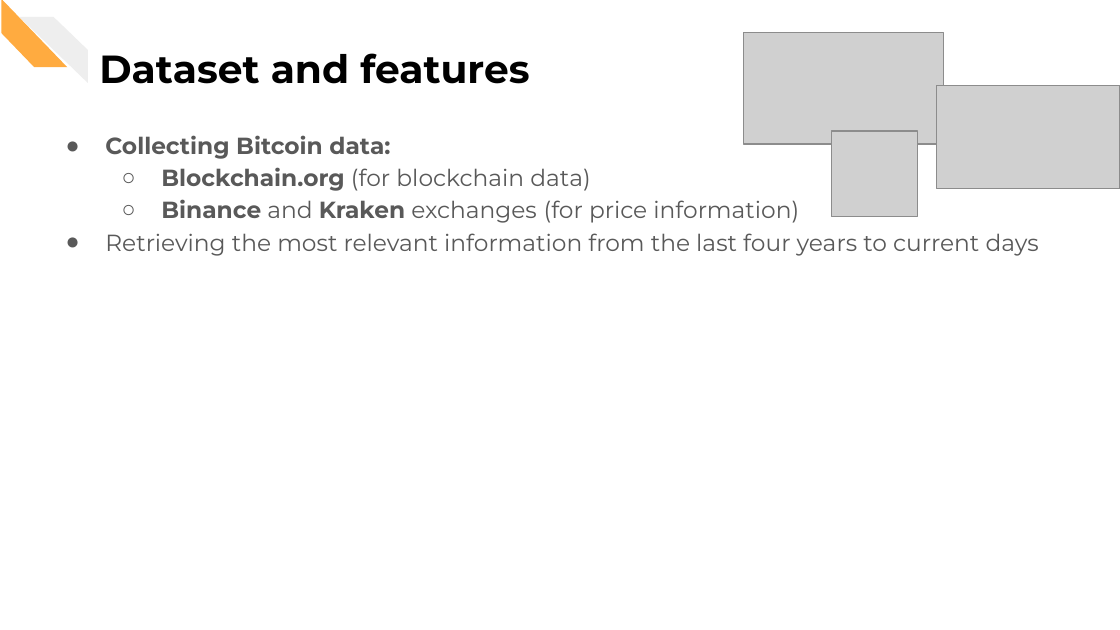
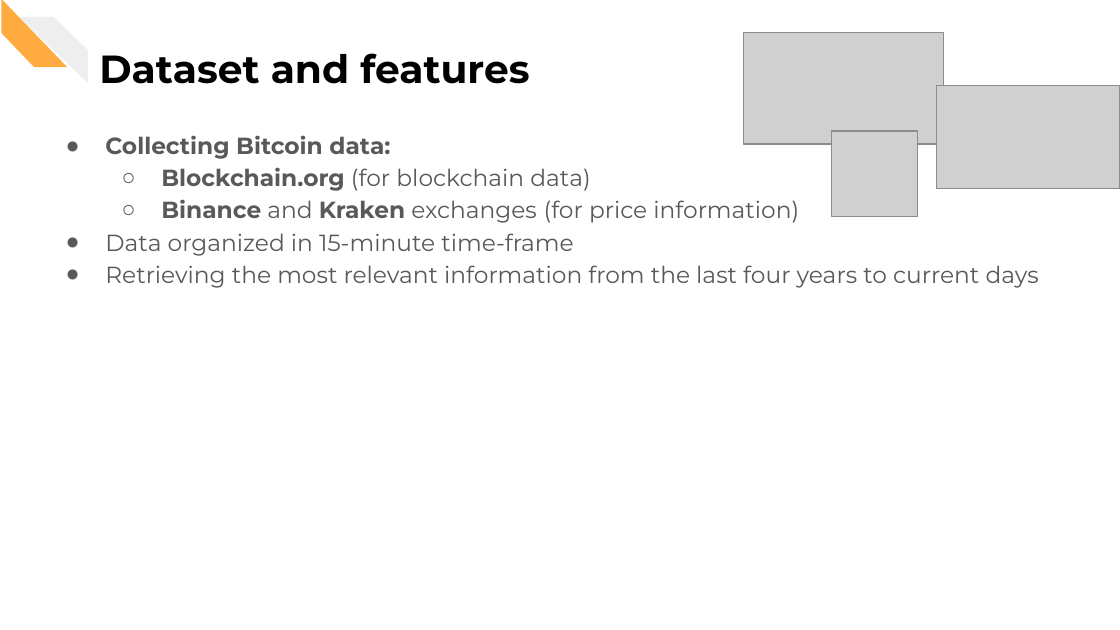
Before and after one commit to CorsiDanilo/bitcoin-price-prediction-with-pyspark, a slide deck: slide 9 of presentation/presentation.pptx. Drawn at 1120x630 pixels with LibreOffice and Linux fonts; fonts in the diff are those of the drawing; grey boxes stand for pictures. Boxes give left, top, right and bottom in pixels: in the first picture for what was removed or moved away, otherwise in the second. Text is boxed around its words. In the diff, an @@ line names an element or a change of style, - is before the commit and + after.

```diff
--- a/presentation/presentation.pptx
+++ b/presentation/presentation.pptx
@@ text at (105,233,573,256): paragraph added @@
+● Data organized in 15-minute time-frame
```
Also in this commit, not shown: 4 other slides changed, 2 other files.
